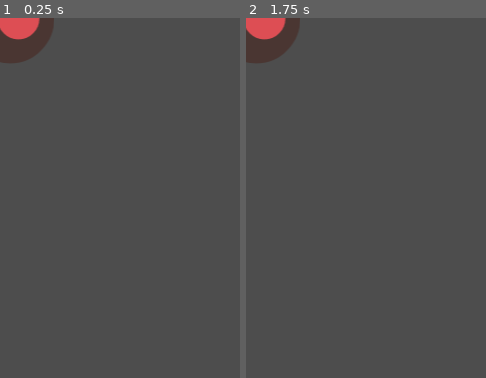
Above: before the commit, frames 1-2 (left to right).
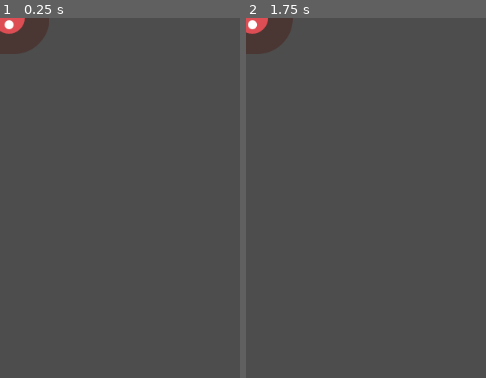
Above: after the commit, the same moments.

Repository: Mintteacup/DodgeTheCreeps-Godot-4
Game: Godot game, scene res://mob.tscn
The game is run twice, just before and just after one commit, with the same random seed, the same clock (stepped at 60 frames per second) and the same inputs. The project has no main scene, so this scene is started directly.
Inputs:
- Up to frame 1 (0.25 s): no input
- Up to frame 2 (1.75 s): hold D (move_right) 0.53-1.28 s; tap Enter at 1.25 s; hold S (move_down) from 1.28 s (still down)
The pictures show only the part of the screen within x 0-50%, y 0-50%; the shares and areas given below are measured in that part.

The runs differ from the first frame. In frame 1, 1.1% of the frame differs, in the area x 0-23%, y 0-13%; in frame 2, 1.2%.

Commit message:
Update mob.tscn
added collision

Diff:
--- a/mob.tscn
+++ b/mob.tscn
@@ -1,5 +1,6 @@
-[gd_scene load_steps=8 format=3 uid="uid://c4a86c18f0ypt"]
+[gd_scene load_steps=10 format=3 uid="uid://c4a86c18f0ypt"]
 
+[ext_resource type="Script" path="res://mob.gd" id="1_13rnr"]
 [ext_resource type="Texture2D" uid="uid://crsar5mhjbfwv" path="res://art/enemyFlyingAlt_1.png" id="1_vrj22"]
 [ext_resource type="Texture2D" uid="uid://cdrjlsfmnf2rj" path="res://art/enemyFlyingAlt_2.png" id="2_jkkk4"]
 [ext_resource type="Texture2D" uid="uid://cjtf0h8cqs4du" path="res://art/enemySwimming_1.png" id="3_1g8o2"]
@@ -43,15 +44,25 @@
 "speed": 3.0
 }]
 
+[sub_resource type="CapsuleShape2D" id="CapsuleShape2D_8vcr4"]
+radius = 36.0
+height = 100.0
+
 [node name="Mob" type="RigidBody2D"]
 collision_mask = 0
 gravity_scale = 0.0
+script = ExtResource("1_13rnr")
 metadata/_edit_group_ = true
 
 [node name="AnimatedSprite2D" type="AnimatedSprite2D" parent="."]
+scale = Vector2(0.75, 0.75)
 sprite_frames = SubResource("SpriteFrames_h02tl")
-animation = &"fly"
+animation = &"walk"
 
 [node name="CollisionShape2D" type="CollisionShape2D" parent="."]
+rotation = 1.5708
+shape = SubResource("CapsuleShape2D_8vcr4")
 
 [node name="VisibleOnScreenNotifier2D" type="VisibleOnScreenNotifier2D" parent="."]
+
+[connection signal="screen_exited" from="VisibleOnScreenNotifier2D" to="." method="_on_visible_on_screen_notifier_2d_screen_exited"]
